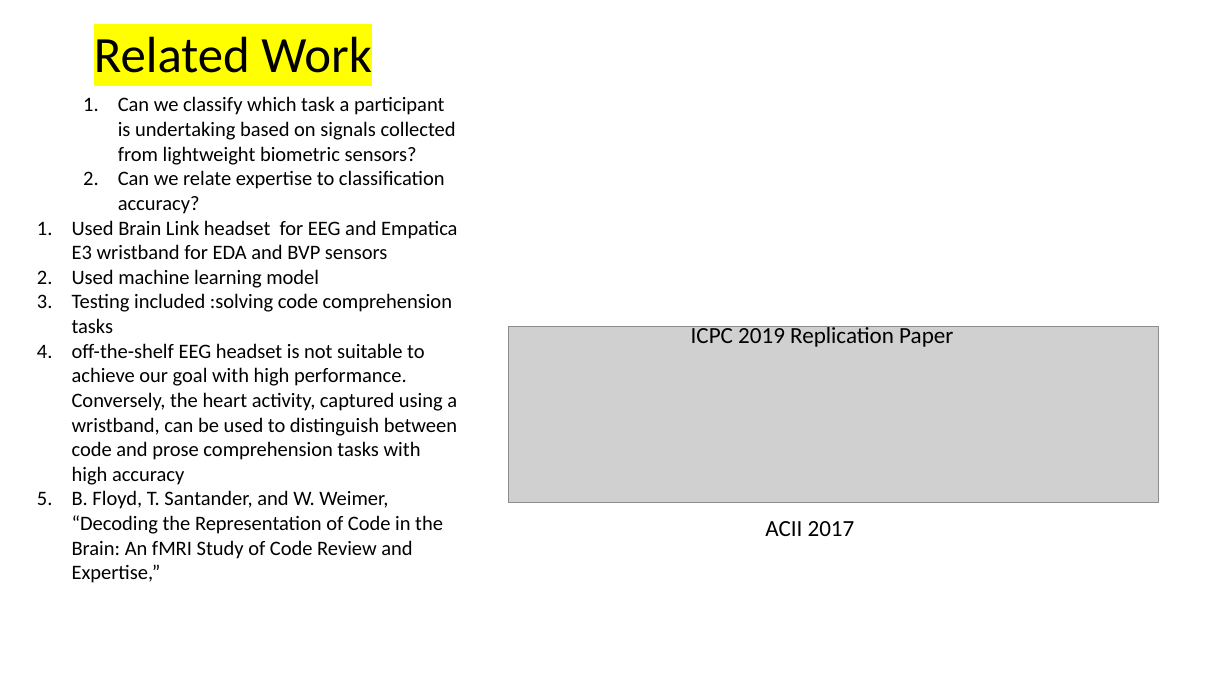
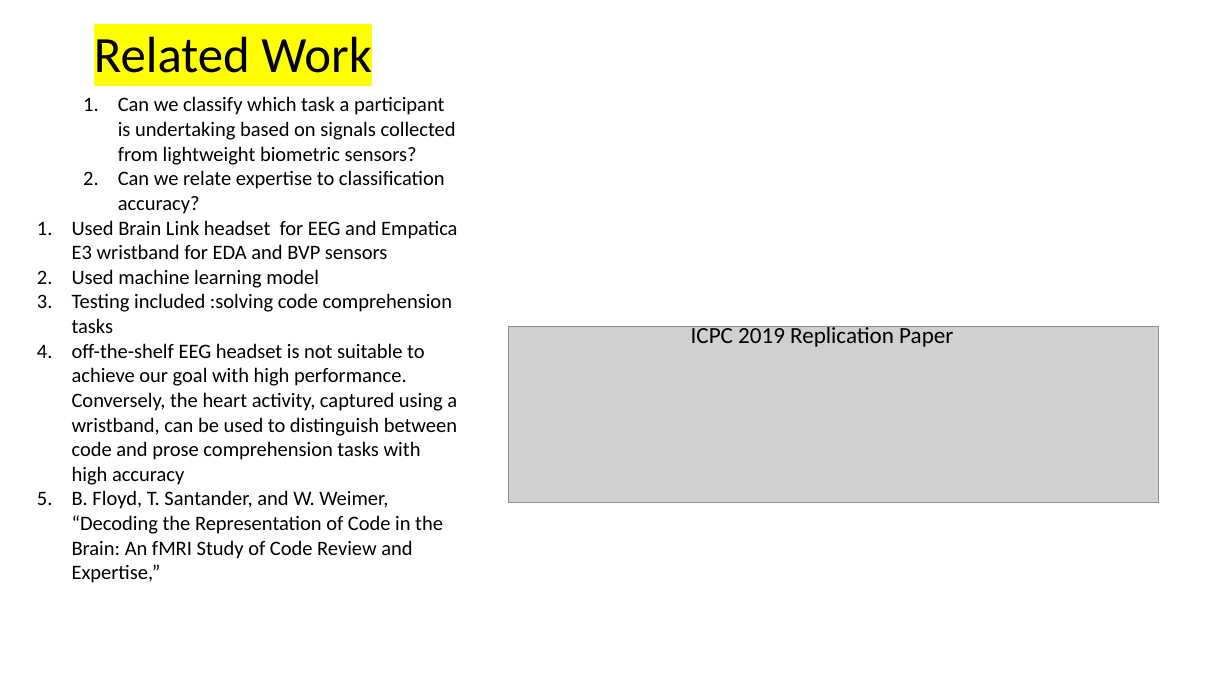
Before and after one commit to nauticalmonkey/CalPolyThesis, a slide deck: slide 8 of Thesis Idea.pptx. Drawn at 1232x693 pixels with LibreOffice and Linux fonts; fonts in the diff are those of the drawing; grey boxes stand for pictures. Boxes give left, top, right and bottom in pixels: in the first picture for what was removed or moved away, otherwise in the second. Text is boxed around its words. In the diff, an @@ line names an element or a change of style, - is before the commit and + after.

```diff
--- a/Thesis Idea.pptx
+++ b/Thesis Idea.pptx
@@ text removed at bbox=[765, 521, 855, 536] @@
-ACII 2017
```
Also in this commit, not shown: 2 other slides changed.
